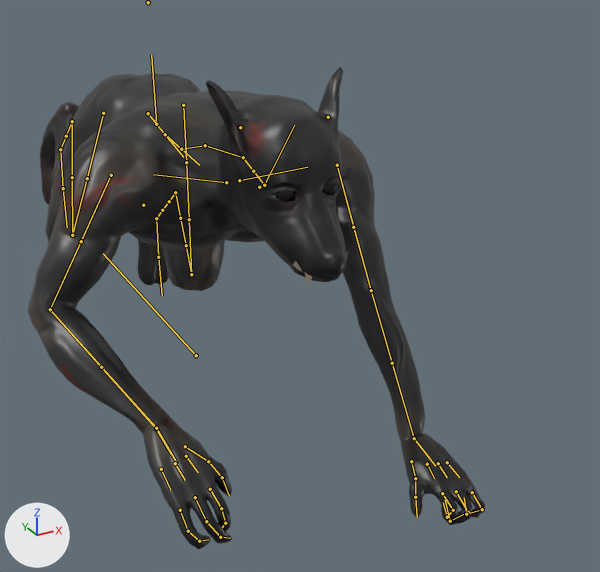
What one commit did to the FBX model Assets/Models/Wolf/Wolf.fbx.
Camera for both pictures: a 50 mm camera at (-2.49, -6.56, 3.76) aimed at (0.5, -1.12, 1.04). Every picture has the same lights, and +X, +Y and +Z are marked at lower left. Both versions are drawn at frame 12 of the action 'Wolf_Dash'; the numbers are the values there. The bones that bend it are drawn over the model as lines.

Objects in the first picture: 'Wolf_Mesh'.
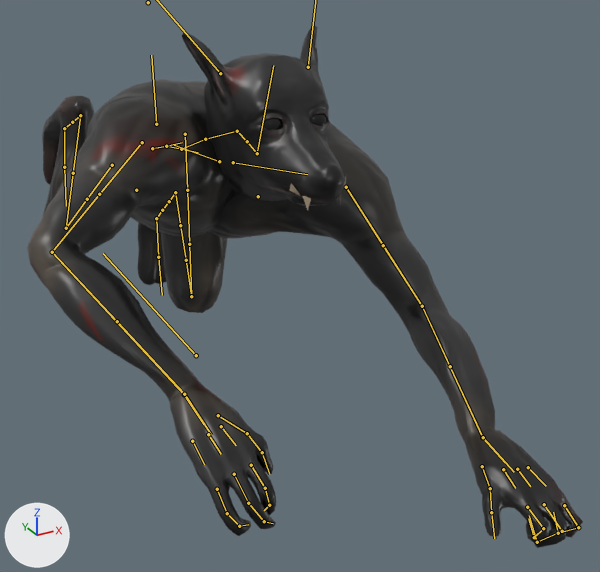
Pixel boxes (x1, y1, x2, y2) of what changed, in the pictures (600 x 572 px):
'Wolf_Mesh', posed (22% wider, 8% taller)
    before: (28, 67, 485, 549)
    after: (27, 25, 583, 548)
bone 'DEF-spine.007', root to tip
    before: (148, 113) to (165, 134)
    after: (152, 148) to (166, 146)
bone 'DEF-spine.008', root to tip
    before: (165, 134) to (181, 149)
    after: (166, 146) to (181, 149)
bone 'DEF-spine.009', root to tip
    before: (181, 149) to (205, 145)
    after: (181, 149) to (205, 139)
bone 'DEF-spine.010', root to tip
    before: (205, 145) to (243, 157)
    after: (205, 139) to (237, 131)
bone 'DEF-spine.011', root to tip
    before: (243, 157) to (253, 171)
    after: (237, 131) to (247, 141)
bone 'DEF-spine.013', root to tip
    before: (264, 185) to (271, 170)
    after: (257, 153) to (273, 65)
bone 'MCH-spine.007', root to tip
    before: (165, 134) to (165, 133)
    after: (166, 146) to (166, 145)
bone 'DEF-thigh.L', root to tip
    before: (183, 105) to (186, 162)
    after: (185, 134) to (187, 190)
bone 'DEF-shin.L', root to tip
    before: (191, 274) to (186, 245)
    after: (191, 296) to (186, 260)
bone 'DEF-shin.L.002', root to tip
    before: (180, 218) to (175, 192)
    after: (180, 225) to (175, 192)
bone 'DEF-thigh.R', root to tip
    before: (103, 113) to (87, 178)
    after: (112, 165) to (87, 199)
bone 'DEF-shin.R', root to tip
    before: (72, 235) to (72, 177)
    after: (66, 228) to (73, 173)
bone 'DEF-foot.R', root to tip
    before: (72, 121) to (66, 136)
    after: (80, 115) to (72, 122)
bone 'MCH-spine.010', root to tip
    before: (205, 145) to (204, 145)
    after: (205, 139) to (205, 138)
bone 'ORG-shoulder.L', root to tip
    before: (239, 180) to (307, 167)
    after: (233, 162) to (307, 174)
bone 'ORG-upper_arm.L', root to tip
    before: (337, 165) to (371, 290)
    after: (346, 187) to (422, 306)
bone 'ORG-forearm.L', root to tip
    before: (371, 290) to (414, 438)
    after: (422, 306) to (482, 437)
bone 'ORG-hand.L', root to tip
    before: (414, 438) to (429, 458)
    after: (482, 437) to (505, 462)
bone 'DEF-upper_arm.L', root to tip
    before: (337, 165) to (353, 227)
    after: (346, 187) to (383, 245)
bone 'DEF-forearm.L', root to tip
    before: (371, 290) to (392, 363)
    after: (422, 306) to (450, 366)
bone 'DEF-forearm.L.001', root to tip
    before: (392, 363) to (414, 438)
    after: (450, 366) to (483, 437)
bone 'DEF-hand.L', root to tip
    before: (414, 438) to (435, 466)
    after: (483, 437) to (514, 472)
bone 'ORG-shoulder.R', root to tip
    before: (226, 182) to (153, 174)
    after: (219, 161) to (174, 145)
bone 'ORG-upper_arm.R', root to tip
    before: (111, 175) to (50, 309)
    after: (142, 142) to (52, 252)
bone 'ORG-forearm.R', root to tip
    before: (50, 309) to (156, 428)
    after: (52, 252) to (184, 394)
bone 'ORG-hand.R', root to tip
    before: (156, 428) to (171, 454)
    after: (184, 394) to (204, 424)
bone 'DEF-upper_arm.R', root to tip
    before: (111, 175) to (81, 241)
    after: (142, 142) to (99, 194)
bone 'DEF-upper_arm.R.001', root to tip
    before: (81, 241) to (50, 309)
    after: (99, 194) to (52, 252)
bone 'DEF-forearm.R', root to tip
    before: (50, 309) to (101, 367)
    after: (52, 252) to (117, 321)
bone 'DEF-forearm.R.001', root to tip
    before: (101, 367) to (156, 428)
    after: (117, 321) to (184, 394)
bone 'DEF-hand.R', root to tip
    before: (156, 428) to (177, 464)
    after: (184, 394) to (211, 435)

The edits, one by one:
Bone 'DEF-spine.007' (bone_def_spine_007) moves from (0.0, -0.8, 0.04) to (0.01, -1.12, 0.13).
Bone 'DEF-spine.007' (bone_def_spine_007) turns from (90, 0, 0) to (60, 6, 13) degrees about its own x, y and z.
Bone 'DEF-spine.008' (bone_def_spine_008) turns from (0, 0, 0) to (15, 0, 1) degrees about its own x, y and z.
Bone 'DEF-spine.009' (bone_def_spine_009) turns from (-41, 0, 0) to (-31, -14, 2) degrees about its own x, y and z.
Bone 'DEF-spine.010' (bone_def_spine_010) turns from (-14, 0, 0) to (-20, -10, 8) degrees about its own x, y and z.
Bone 'DEF-spine.011' (bone_def_spine_011) turns from (20, 0, 0) to (25, 5, -3) degrees about its own x, y and z.
Bone 'DEF-spine.013' (bone_def_spine_013) turns from (-55, 0, 0) to (-69, 5, -2) degrees about its own x, y and z.
Bone 'MCH-spine.008' (bone_mch_spine_008) turns from (0, 0, 0) to (-15, 0, 7) degrees about its own x, y and z.
Bone 'MCH-spine.007' (bone_mch_spine_007) turns from (0, 0, 0) to (-15, 0, 7) degrees about its own x, y and z.
Bone 'DEF-thigh.L' (bone_def_thigh_l) turns from (-48, 7, 15) to (-10, 2, 27) degrees about its own x, y and z.
Bone 'DEF-shin.L' (bone_def_shin_l) turns from (39, 0, -10) to (49, 0, -13) degrees about its own x, y and z.
Bone 'DEF-shin.L.002' (bone_def_shin_l_002) turns from (0, -4, 0) to (0, -2, 0) degrees about its own x, y and z.
Bone 'DEF-foot.L' (bone_def_foot_l) turns from (8, -15, 12) to (-9, -11, 13) degrees about its own x, y and z.
Bone 'DEF-thigh.R' (bone_def_thigh_r) turns from (-7, 0, 0) to (45, -6, 14) degrees about its own x, y and z.
Bone 'DEF-shin.R' (bone_def_shin_r) turns from (29, 0, -3) to (48, 0, -4) degrees about its own x, y and z.
Bone 'DEF-foot.R' (bone_def_foot_r) turns from (-22, -1, 4) to (-48, -1, 1) degrees about its own x, y and z.
Bone 'MCH-spine.009' (bone_mch_spine_009) turns from (-41, 0, 0) to (-46, -1, -6) degrees about its own x, y and z.
Bone 'MCH-spine.010' (bone_mch_spine_010) turns from (-41, 0, 0) to (-46, -1, -6) degrees about its own x, y and z.
Bone 'ORG-shoulder.L' (bone_org_shoulder_l) turns from (0, -1, -5) to (14, 3, -41) degrees about its own x, y and z.
Bone 'ORG-upper_arm.L' (bone_org_upper_arm_l) turns from (96, -44, -48) to (3, -77, 21) degrees about its own x, y and z.
Bone 'ORG-upper_arm.L' (bone_org_upper_arm_l) is rescaled from (1.02, 1.02, 1.02) to (1.0, 1.0, 1.0).
Bone 'ORG-forearm.L' (bone_org_forearm_l) turns from (-39, 0, 0) to (-10, 0, 0) degrees about its own x, y and z.
Bone 'ORG-hand.L' (bone_org_hand_l) turns from (58, 37, 101) to (2, 27, 61) degrees about its own x, y and z.
Bone 'ORG-hand.L' (bone_org_hand_l) is rescaled from (0.98, 0.98, 0.98) to (1.0, 1.0, 1.0).
Bone 'DEF-upper_arm.L' (bone_def_upper_arm_l) turns from (48, -16, 35) to (1, 0, 24) degrees about its own x, y and z.
Bone 'DEF-upper_arm.L' (bone_def_upper_arm_l) is rescaled from (0.99, 1.02, 0.99) to (1.0, 1.0, 1.0).
Bone 'DEF-forearm.L' (bone_def_forearm_l) turns from (-46, -26, 27) to (-18, -27, 30) degrees about its own x, y and z.
Bone 'DEF-forearm.L.001' (bone_def_forearm_l_001) turns from (0, 30, 0) to (0, 15, 0) degrees about its own x, y and z.
Bone 'DEF-hand.L' (bone_def_hand_l) turns from (33, 17, 87) to (-2, 13, 58) degrees about its own x, y and z.
Bone 'DEF-hand.L' (bone_def_hand_l) is rescaled from (1.0, 0.99, 1.01) to (1.0, 1.0, 1.0).
Bone 'ORG-shoulder.R' (bone_org_shoulder_r) turns from (8, 3, -2) to (25, 1, 33) degrees about its own x, y and z.
Bone 'ORG-upper_arm.R' (bone_org_upper_arm_r) turns from (30, 38, 3) to (3, 43, -7) degrees about its own x, y and z.
Bone 'ORG-forearm.R' (bone_org_forearm_r) turns from (25, 0, 0) to (27, 0, 0) degrees about its own x, y and z.
Bone 'ORG-hand.R' (bone_org_hand_r) turns from (-2, -27, -59) to (-11, 4, -59) degrees about its own x, y and z.
Bone 'DEF-upper_arm.R' (bone_def_upper_arm_r) turns from (23, 3, -15) to (2, 0, -9) degrees about its own x, y and z.
Bone 'DEF-upper_arm.R.001' (bone_def_upper_arm_r_001) turns from (0, 18, 0) to (0, 19, 0) degrees about its own x, y and z.
Bone 'DEF-forearm.R' (bone_def_forearm_r) turns from (23, 15, -15) to (24, 17, -17) degrees about its own x, y and z.
Bone 'DEF-forearm.R.001' (bone_def_forearm_r_001) turns from (0, -15, 0) to (0, 2, 0) degrees about its own x, y and z.
Bone 'DEF-hand.R' (bone_def_hand_r) turns from (-6, -13, -57) to (-11, 2, -59) degrees about its own x, y and z.
